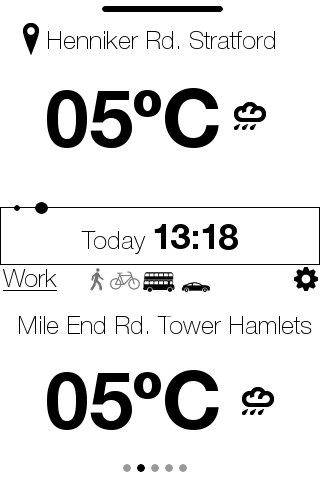
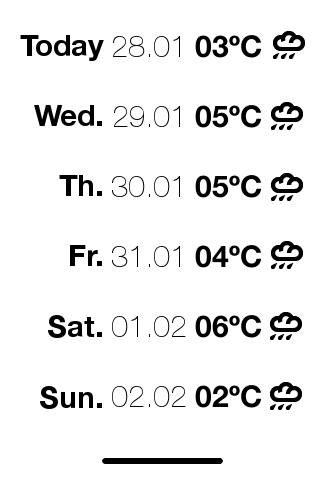
Before/after of a 320 × 480 layered artwork. What changed in the layer stack:
moved "Pasted Layer #3" into group "main view" over [166, 259, 224, 318]
moved "Today 13:18" into group "main view" over [81, 224, 238, 254]
moved "Pasted Layer #1" into group "main view" over [109, 271, 140, 290]
moved "Pasted Layer" into group "main view" over [143, 266, 175, 292]
moved "Henniker Rd. Stratford" into group "main view" over [48, 31, 275, 49]
moved "05ºC top" into group "main view" over [47, 88, 219, 148]
moved "rain_32x28.png copy" into group "main view" over [234, 102, 266, 130]
moved "timeline" into group "main view" over [0, 202, 320, 265]
moved "drawbar" into group "main view" over [102, 6, 223, 12]
moved "Mile End Rd. Tower Hamlets" into group "main view" over [19, 316, 312, 334]
moved "Work" into group "main view" over [2, 269, 57, 291]
moved "05ºC bot" into group "main view" over [47, 370, 219, 430]
moved "rain_32x28.png" into group "main view" over [242, 387, 274, 415]
added group "calendar copy" with 10 layers above "Background" over [20, 31, 305, 464]
added layer "drawbar copy" in group "calendar copy" over [102, 458, 223, 464]
added layer "03ºC ... #1" in group "calendar copy" over [195, 35, 262, 408]
added layer "rain_32x28.png copy #5" in group "calendar copy" over [270, 382, 302, 410]
added layer "rain_32x28.png copy #6" in group "calendar copy" over [270, 312, 302, 340]
added layer "rain_32x28.png copy #7" in group "calendar copy" over [271, 241, 303, 269]
added layer "rain_32x28.png copy #8" in group "calendar copy" over [271, 173, 303, 201]
added layer "rain_32x28.png copy #9" in group "calendar copy" over [271, 102, 303, 130]
added layer "rain_32x28.png #1" in group "calendar copy" over [273, 31, 305, 59]
added layer "28.01 ... #1" in group "calendar copy" over [112, 36, 186, 407]
added layer "Today ... #1" in group "calendar copy" over [20, 35, 104, 409]
…and 4 more changes (4 stack)
